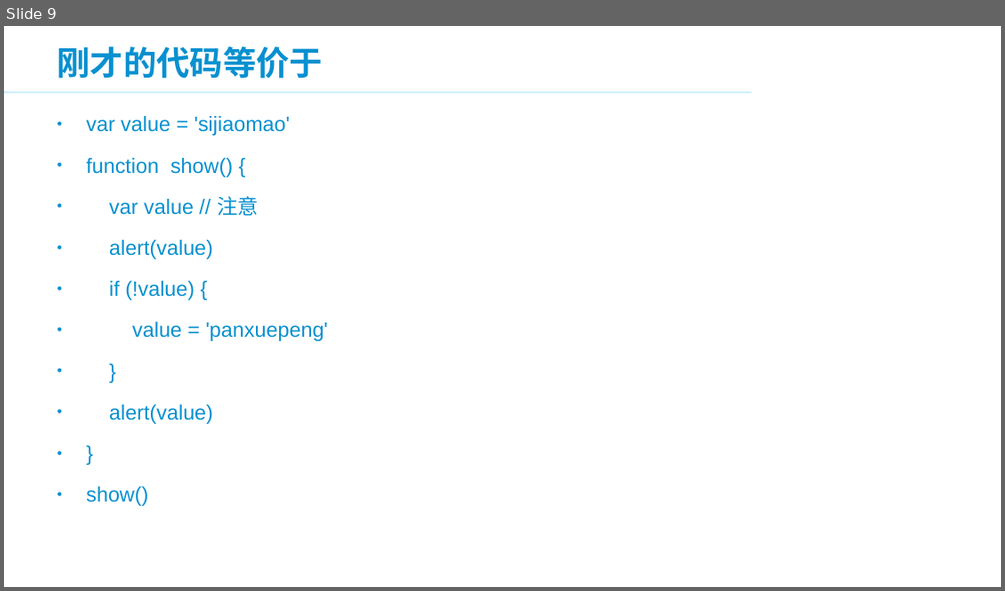
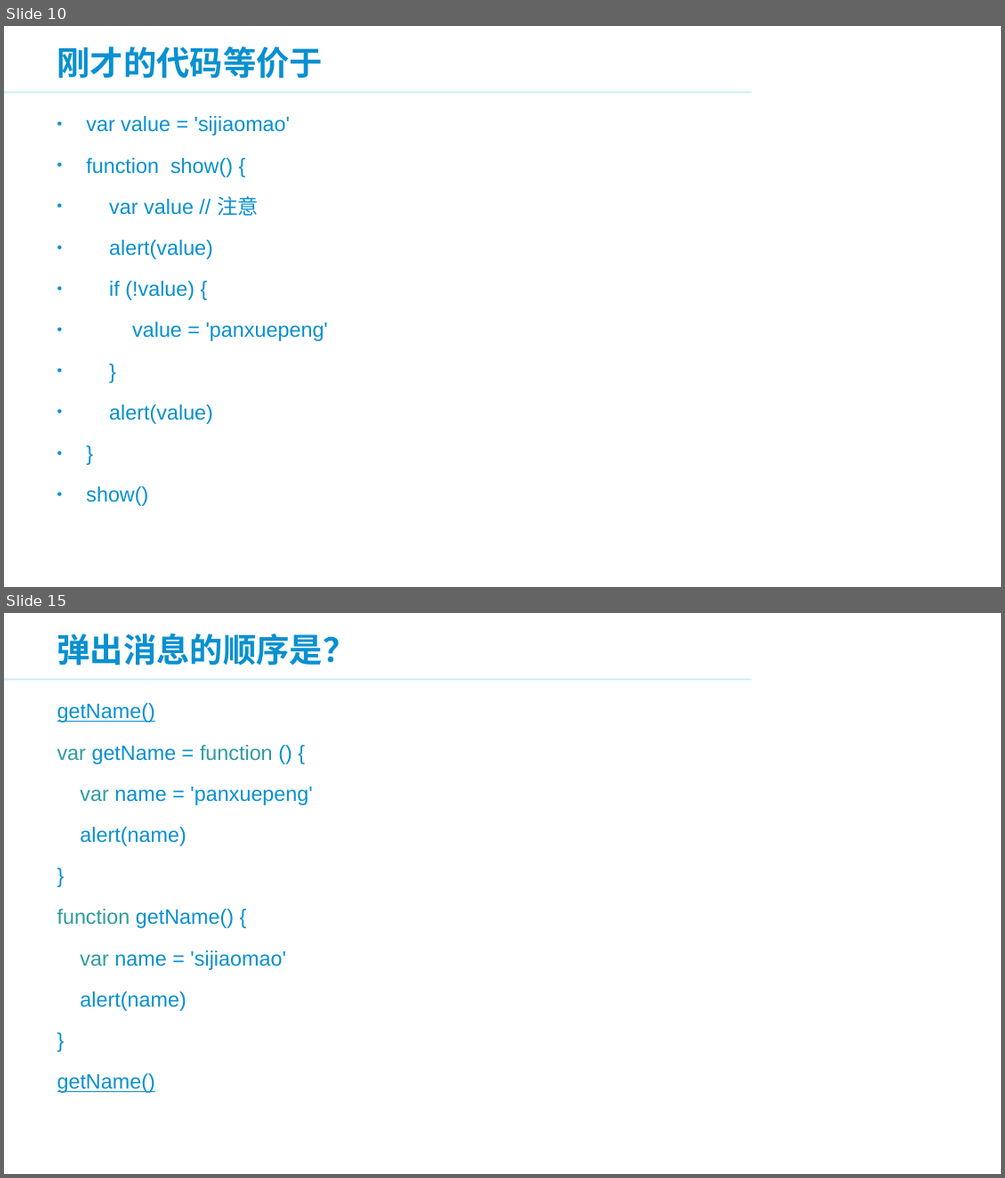
Before and after one commit to panxuepeng/javascript, a slide deck: ppt/JavaScript 高级部分.ppt. Shown one above the other, each under a label of ours: slide 9 before the commit, slides 10 and 15 after it; the slides between them are not shown. The pictures are 1005x591 and 1005x1178 pixels, drawn with LibreOffice and Linux fonts; fonts in the diff are those of the drawing; background and template pictures are left out. Boxes give left, top, right and bottom in pixels: in the first picture for what was removed or moved away, otherwise in the second. Text is boxed around its words. In the diff, an @@ line names an element or a change of style, - is before the commit and + after.

```diff
--- a/ppt/JavaScript 高级部分.ppt
+++ b/ppt/JavaScript 高级部分.ppt
@@ slide 15 added at bbox=[4, 613, 1001, 1174], background #FFFFFF; not listed: 2 template elements that a slide beside it also shows @@
@@ title added at bbox=[57, 633, 356, 666], 32 pt, text #0890D0, bold @@
+弹出消息的顺序是？
@@ text added at bbox=[57, 703, 312, 1093], 20 pt, text #0890D0 @@
+getName()
+var getName = function () {
+var name = 'panxuepeng'
+alert(name)
+}
+function getName() {
+var name = 'sijiaomao'
+alert(name)
+}
+getName()
@@ what was slide 9 is now slide 10 @@
```
Also in this commit, not shown: 1 slide changed, 34 other slides added, 3 other files.
